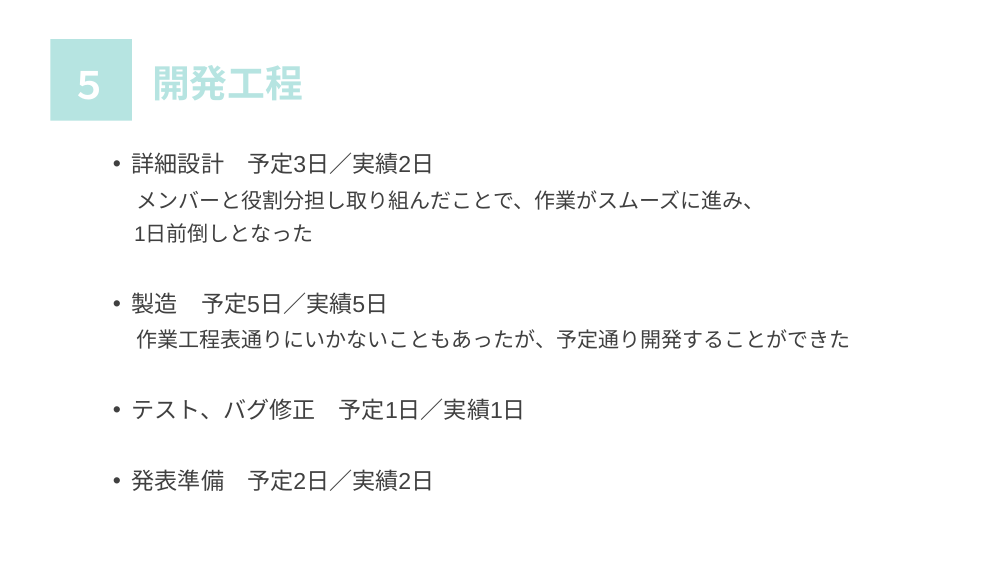
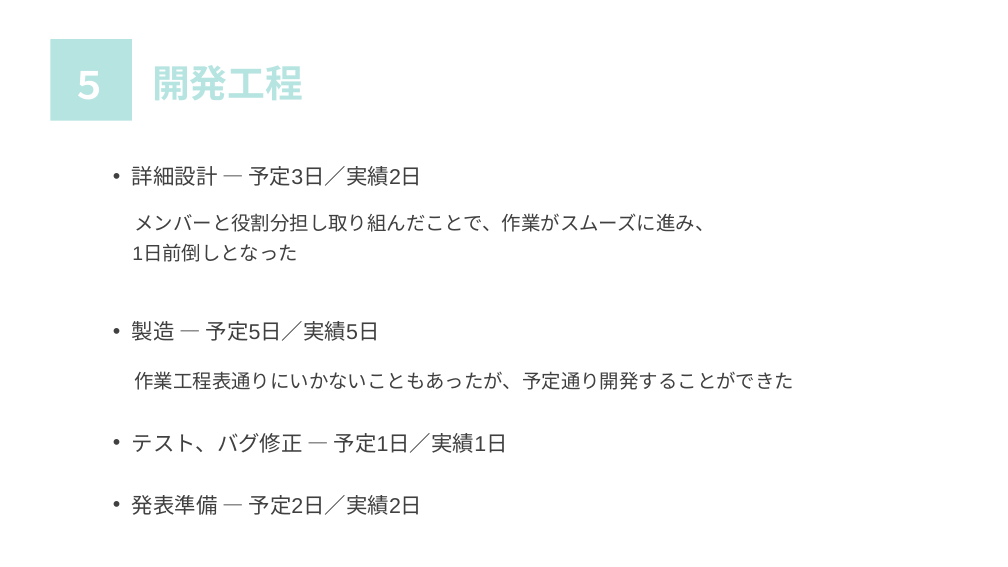
Before and after one commit to sss-sr2021/OTOME, a slide deck: slide 7 of 発表資料/発表資料.pptx. Drawn at 1008x567 pixels with LibreOffice and Linux fonts; fonts in the diff are those of the drawing. Boxes give left, top, right and bottom in pixels: in the first picture for what was removed or moved away, otherwise in the second. Text is boxed around its words. In the diff, an @@ line names an element or a change of style, - is before the commit and + after.

```diff
--- a/発表資料/発表資料.pptx
+++ b/発表資料/発表資料.pptx
@@ text at [132,166,423,186]: text changed; size 22 to 20.4 pt @@
-• 詳細設計 予定3日／実績2日
+• 詳細設計 ― 予定3日／実績2日
@@ text at [132,213,794,390]: size 20 to 18.5 pt in "メンバーと役割分担し取り組んだことで、作業がスムーズに進み、", "1日前倒しとなった", "作業工程表通りにいかないこともあったが、予定通り開発することができた"; line spacing 0.9 to 1.4; line spacing 0.9 to 0.8; line spacing 0.9 to 1.5 @@
@@ text at [132,321,380,341]: text changed; size 22 to 20.4 pt @@
-• 製造 予定5日／実績5日
+• 製造 ― 予定5日／実績5日
@@ text at [132,433,508,515]: text changed; size 22 to 20.4 pt @@
-• テスト、バグ修正 予定1日／実績1日
-• 発表準備 予定2日／実績2日
+• テスト、バグ修正 ― 予定1日／実績1日
+• 発表準備 ― 予定2日／実績2日
```
Also in this commit, not shown: 4 other slides changed.
